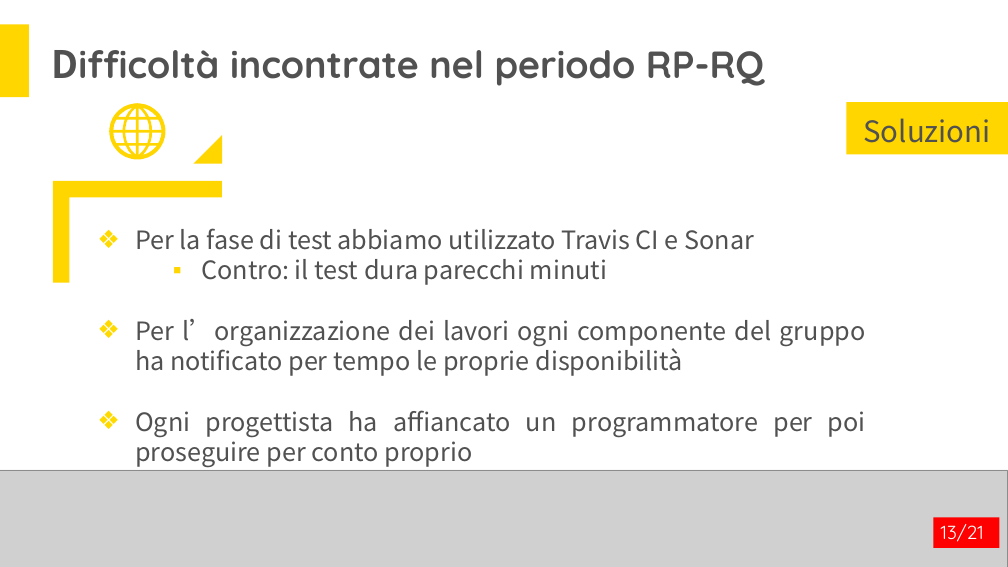
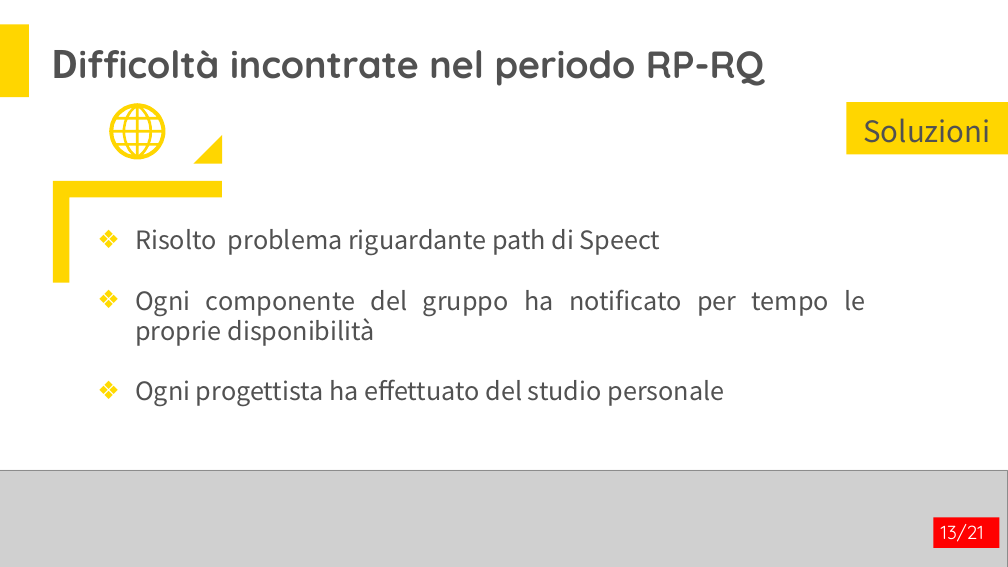
Before and after one commit to Italiaracerx/progettoSWE, a slide deck: slide 13 of Presentazioni/Presentazioni PQ/Presentazione RQ.pptx. Drawn at 1008x567 pixels with LibreOffice and Linux fonts; fonts in the diff are those of the drawing; grey boxes stand for pictures. Boxes give left, top, right and bottom in pixels: in the first picture for what was removed or moved away, otherwise in the second. Text is boxed around its words. In the diff, an @@ line names an element or a change of style, - is before the commit and + after.

```diff
--- a/Presentazioni/Presentazioni PQ/Presentazione RQ.pptx
+++ b/Presentazioni/Presentazioni PQ/Presentazione RQ.pptx
@@ text at bbox=[135, 229, 866, 407]: text changed @@
-❖ Per la fase di test abbiamo utilizzato Travis CI e Sonar
-    ▪ Contro: il test dura parecchi minuti
-❖ Per l’organizzazione dei lavori ogni componente del gruppo ha notificato per tempo le proprie disponibilità
-❖ Ogni progettista ha affiancato un programmatore per poi proseguire per conto proprio
+❖ Risolto problema riguardante path di Speect
+❖ Ogni componente del gruppo ha notificato per tempo le proprie disponibilità
+❖ Ogni progettista ha effettuato del studio personale
```
Also in this commit, not shown: 2 other slides changed.
